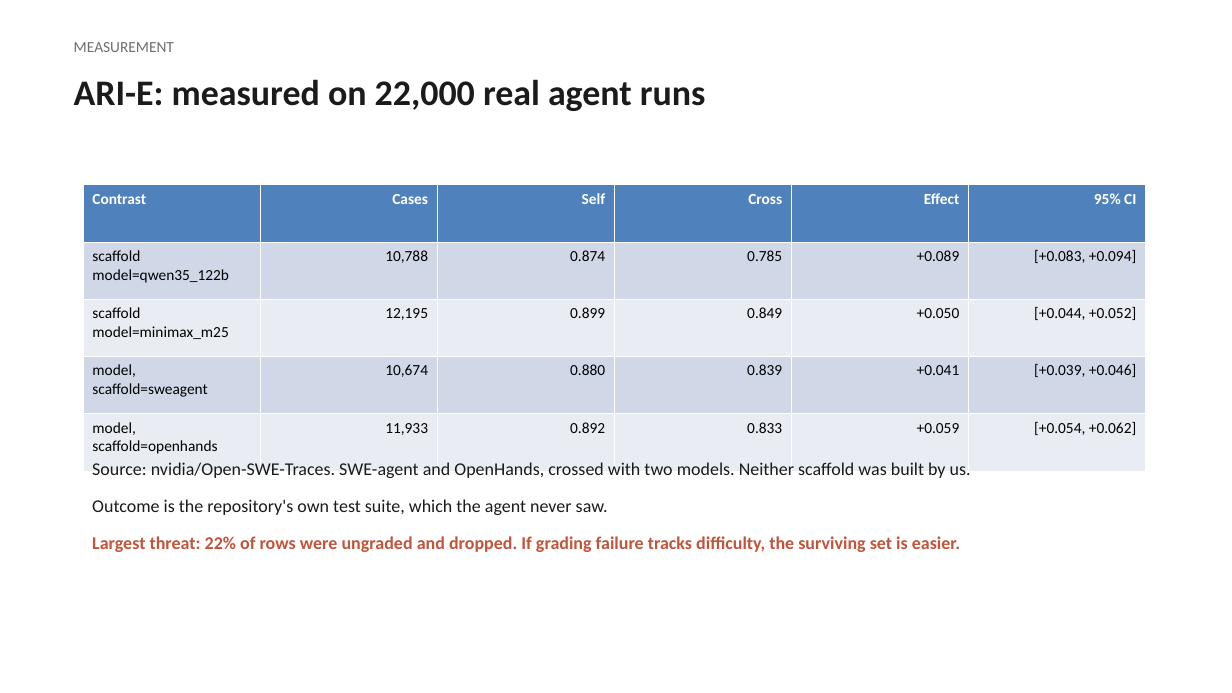
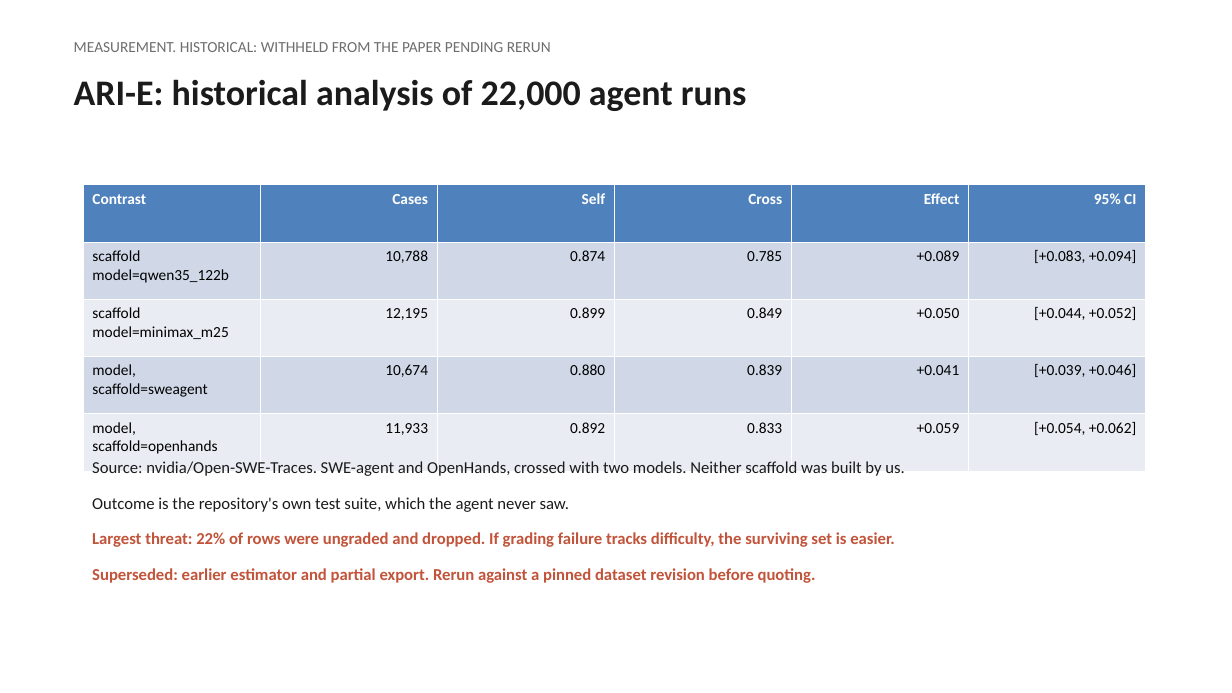
Before and after one commit to The-SEMQ-Group/semq-ari-benchmark, a slide deck: slide 10 of docs/deck/ari-technical.pptx (slide 9 before the commit). Drawn at 1232x693 pixels with LibreOffice and Linux fonts; fonts in the diff are those of the drawing. Boxes give left, top, right and bottom in pixels: in the first picture for what was removed or moved away, otherwise in the second. Text is boxed around its words. In the diff, an @@ line names an element or a change of style, - is before the commit and + after.

Commit message:
Release pass: retire superseded claims, add release checklist, manifest and claim index
Squashed onto main after two rebases left conflict markers in the
changelog history. Content as reviewed in PR #32: retired-claims sweep
of decks and docs, RELEASE.md checklist, release_manifest.py with a
committed manifest for this commit, CLAIM_TO_EVIDENCE.md, and a tracked
copy of the repository audit.

```diff
--- a/docs/deck/ari-technical.pptx
+++ b/docs/deck/ari-technical.pptx
@@ text at <box>74,42,551,52</box>: text changed @@
-MEASUREMENT
+MEASUREMENT. HISTORICAL: WITHHELD FROM THE PAPER PENDING RERUN
@@ text at <box>74,79,747,111</box>: text changed @@
-ARI-E: measured on 22,000 real agent runs
+ARI-E: historical analysis of 22,000 agent runs
@@ text at <box>92,461,904,547</box>: size 14 to 13 pt in "Source: nvidia/Open-SWE-Traces. SWE-agent and OpenHands, cro ...", "Outcome is the repository's own test suite, ...", "Largest threat: 22% of rows were ungraded ..." @@
@@ text at <box>92,568,816,583</box>: paragraph added @@
+Superseded: earlier estimator and partial export. Rerun against a pinned dataset revision before quoting.
```
Also in this commit, not shown: 7 other slides changed, 1 slide added, 30 other files.
